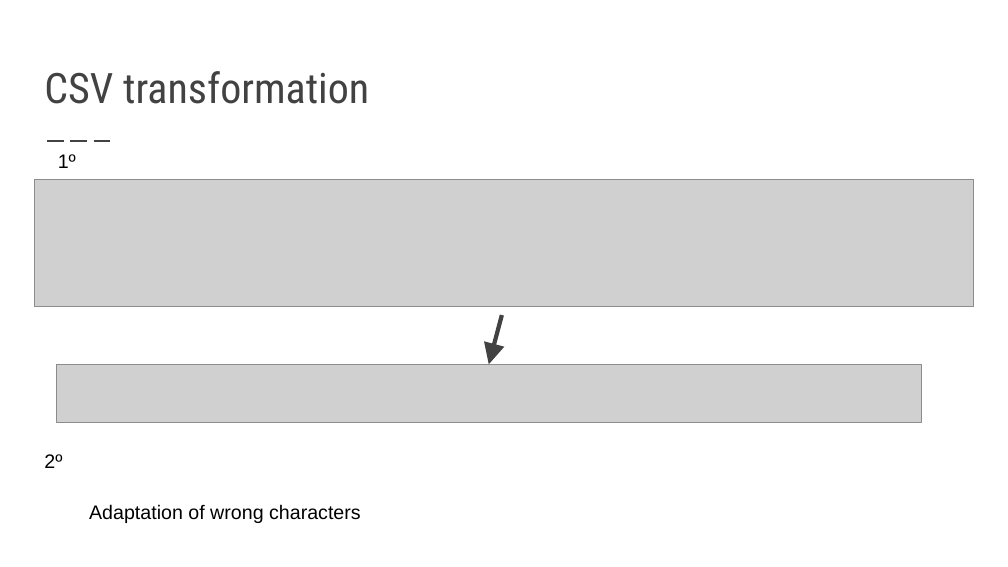
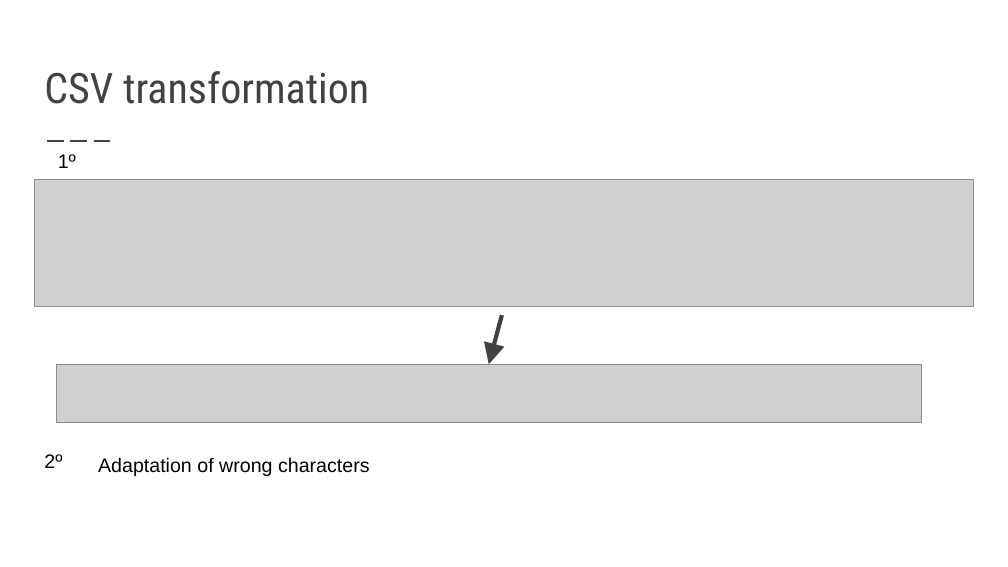
Before and after one commit to FacultadInformatica-LinkedData/Curso2017-2018, a slide deck: slide 6 of HandsOn/Group08/presentacion.pptx. Drawn at 1008x567 pixels with LibreOffice and Linux fonts; fonts in the diff are those of the drawing; grey boxes stand for pictures. Boxes give left, top, right and bottom in pixels: in the first picture for what was removed or moved away, otherwise in the second. Text is boxed around its words. In the diff, an @@ line names an element or a change of style, - is before the commit and + after.

```diff
--- a/HandsOn/Group08/presentacion.pptx
+++ b/HandsOn/Group08/presentacion.pptx
@@ text "Adaptation of wrong characters": place and size @@
-text "Adaptation of wrong characters" at bbox=[89, 504, 361, 523]
+text "Adaptation of wrong characters" at bbox=[98, 457, 370, 476]
```
Also in this commit, not shown: 2 other slides changed, 4 slides added, 1 other file.
